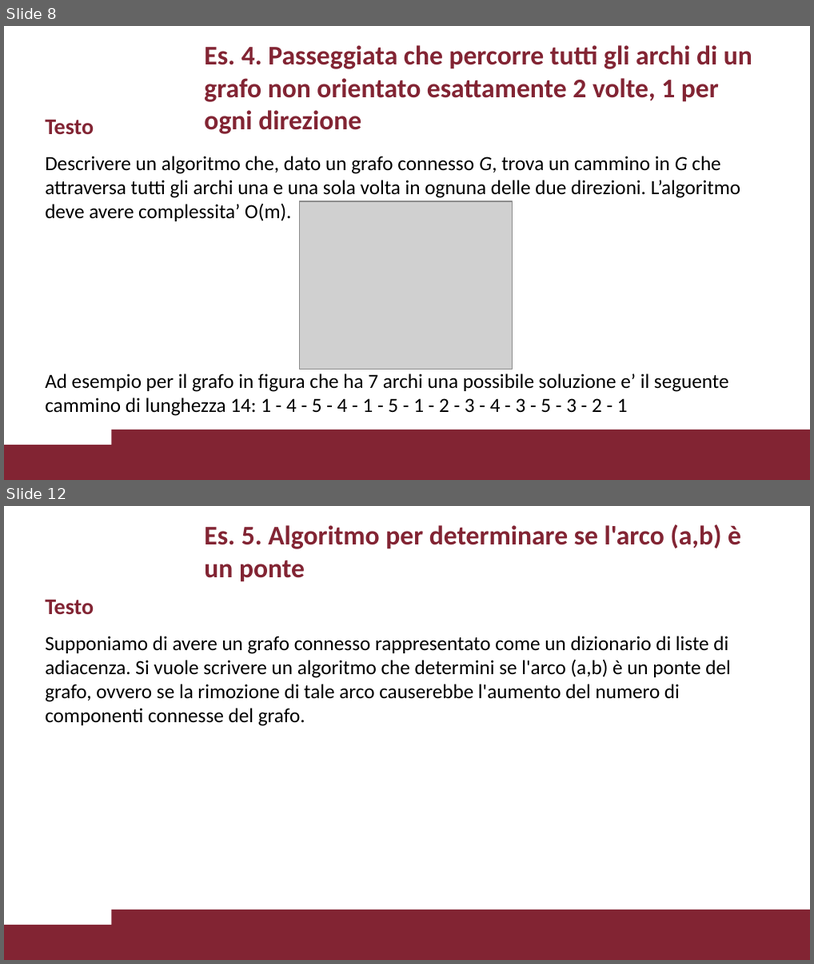
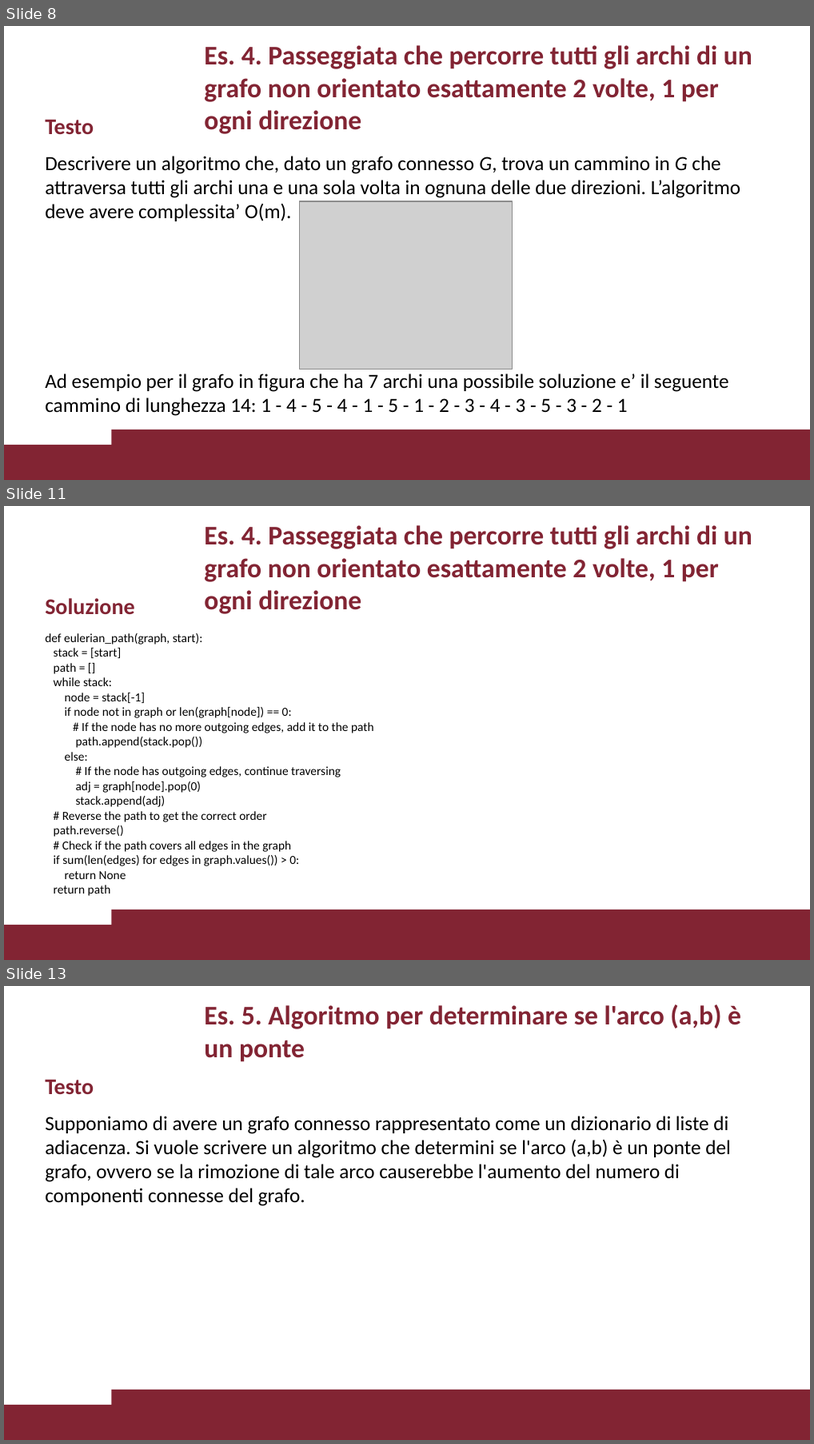
Before and after one commit to VincenzoImp/PDA, a slide deck: Esercitazione2/Esercitazione2.pptx. Shown one above the other, each under a label of ours: slides 8 and 12 before the commit, slides 8, 11 and 13 after it; the slides between them are not shown. The pictures are 814x964 and 814x1444 pixels, drawn with LibreOffice and Linux fonts; fonts in the diff are those of the drawing; grey boxes stand for pictures; background and template pictures are left out. Boxes give left, top, right and bottom in pixels: in the first picture for what was removed or moved away, otherwise in the second. Text is boxed around its words. In the diff, an @@ line names an element or a change of style, - is before the commit and + after.

```diff
--- a/Esercitazione2/Esercitazione2.pptx
+++ b/Esercitazione2/Esercitazione2.pptx
@@ slide 11 added at (4,506,810,960), background #FFFFFF; not listed: 2 template elements that a slide beside it also shows @@
@@ title added at (204,525,753,582), 24 pt, text #822433, bold @@
+Es. 4. Passeggiata che percorre tutti gli archi di un grafo non orientato esattamente 2 volte, 1 per ogni direzione
@@ title added at (45,598,134,614), 20 pt, text #822433, bold @@
+Soluzione
@@ text added at (45,633,374,896), 11 pt, text #000000 @@
+def eulerian_path(graph, start):
+stack = [start]
+path = []
+while stack:
+node = stack[-1]
+if node not in graph or len(graph[node]) == 0:
+# If the node has no more outgoing edges, add it to the path
+path.append(stack.pop())
+else:
+# If the node has outgoing edges, continue traversing
+adj = graph[node].pop(0)
+stack.append(adj)
+# Reverse the path to get the correct order
+path.reverse()
+# Check if the path covers all edges in the graph
+if sum(len(edges) for edges in graph.values()) > 0:
+return None
+return path
@@ what was slide 12 is now slide 13 @@
```
Also in this commit, not shown: 6 slides changed, 2 other slides added, 3 slides removed, 2 other files.
